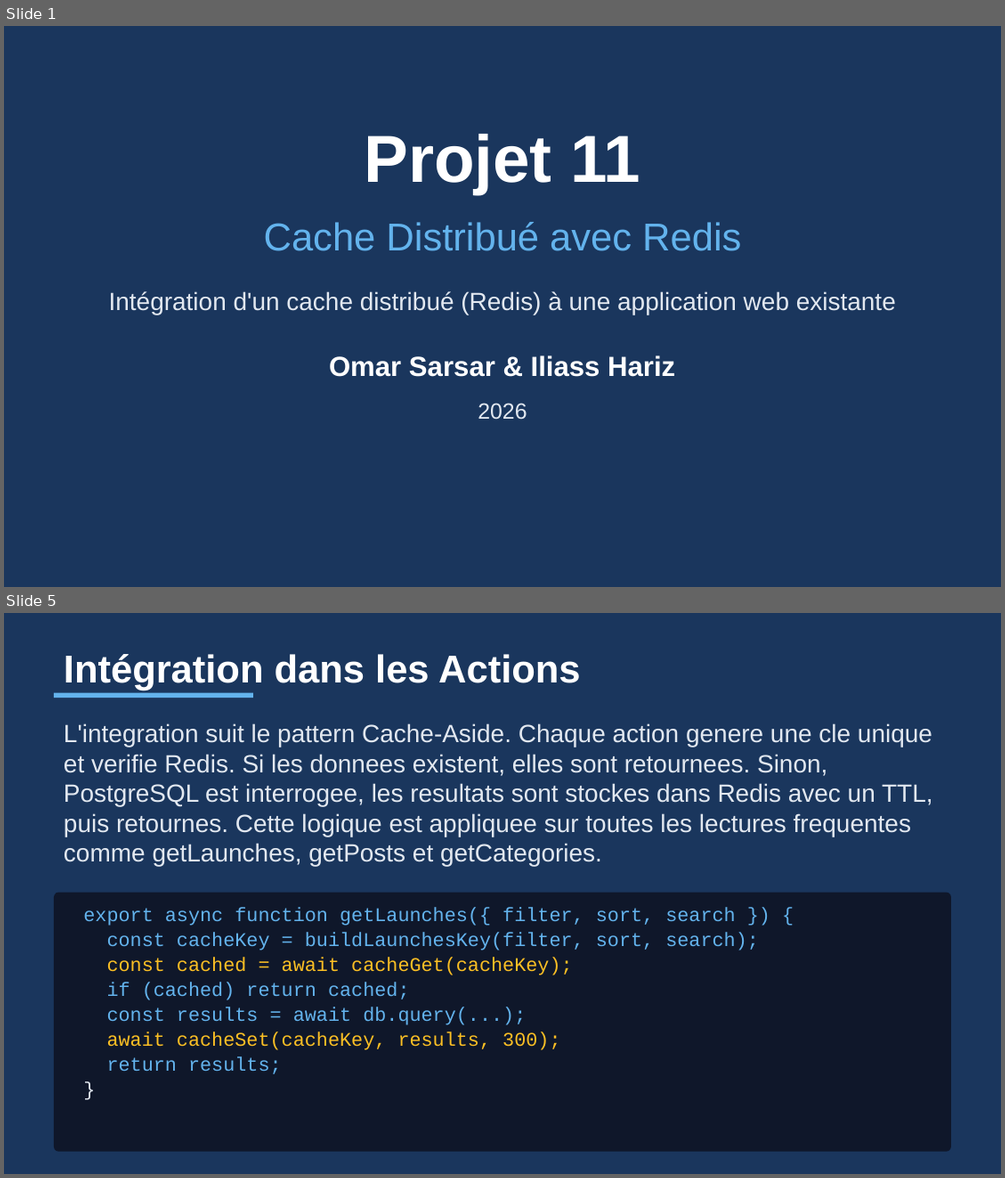
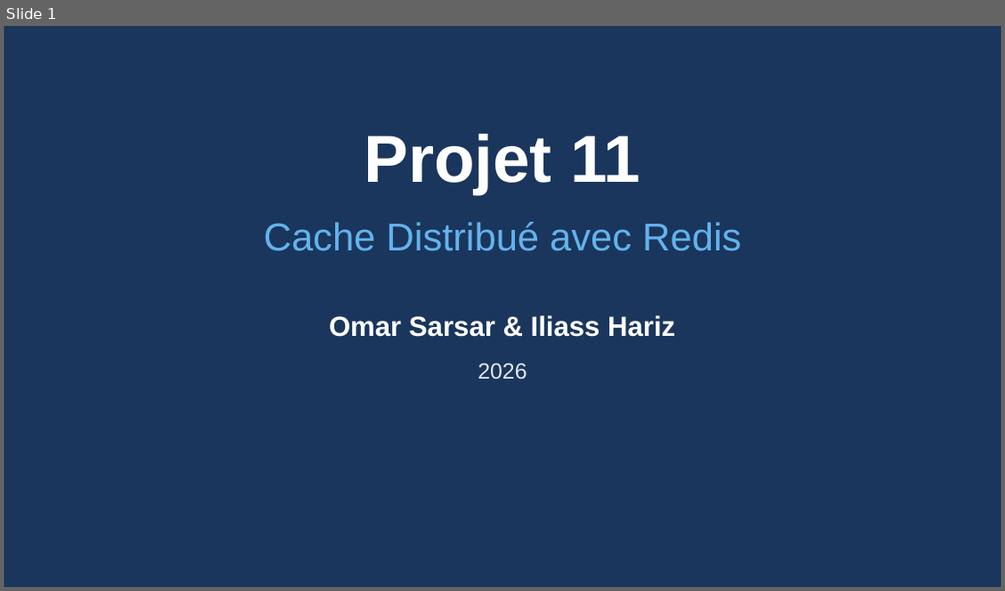
Before and after one commit to Zeinot/marketplace-saas, a slide deck: output/Presentation_Cache_Redis.pptx. Shown one above the other, each under a label of ours: slides 1 and 5 before the commit, slide 1 after it; the slides between them are not shown. The pictures are 1005x1178 and 1005x591 pixels, drawn with LibreOffice and Linux fonts; fonts in the diff are those of the drawing. Boxes give left, top, right and bottom in pixels: in the first picture for what was removed or moved away, otherwise in the second. Text is boxed around its words. In the diff, an @@ line names an element or a change of style, - is before the commit and + after.

```diff
--- a/output/Presentation_Cache_Redis.pptx
+++ b/output/Presentation_Cache_Redis.pptx
@@ slide 5 removed at (x1=4, y1=613, x2=1001, y2=1174), background #1A365D @@
@@ text removed at (x1=64, y1=654, x2=581, y2=691) @@
-Intégration dans les Actions
@@ rectangle removed at (x1=54, y1=693, x2=253, y2=698) @@
@@ text removed at (x1=64, y1=723, x2=932, y2=867) @@
-L'integration suit le pattern Cache-Aside. Chaque action genere une cle unique et verifie Redis. Si les donnees existent, elles sont retournees. Sinon, PostgreSQL est interrogee, les resultats sont stockes dans Redis avec un TTL, puis retournes. Cette logique est appliquee sur toutes les lectures frequentes comme getLaunches, getPosts et getCategories.
@@ rounded rectangle removed at (x1=54, y1=892, x2=951, y2=1151) @@
@@ text removed at (x1=83, y1=908, x2=735, y2=925) @@
-export async function getLaunches({ filter, sort, search }) {
@@ text removed at (x1=107, y1=933, x2=759, y2=950) @@
-const cacheKey = buildLaunchesKey(filter, sort, search);
@@ text removed at (x1=107, y1=957, x2=572, y2=975) @@
-const cached = await cacheGet(cacheKey);
@@ text removed at (x1=107, y1=982, x2=410, y2=1000) @@
-if (cached) return cached;
@@ text removed at (x1=107, y1=1007, x2=526, y2=1025) @@
-const results = await db.query(...);
@@ text removed at (x1=107, y1=1032, x2=560, y2=1050) @@
-await cacheSet(cacheKey, results, 300);
@@ text removed at (x1=107, y1=1057, x2=282, y2=1074) @@
-return results;
@@ text removed at (x1=73, y1=1077, x2=931, y2=1101) @@
-}
@@ slide 1 changed as well @@
@@ text removed at (x1=109, y1=291, x2=896, y2=314) @@
-Intégration d'un cache distribué (Redis) à une application web existante
@@ text "Omar Sarsar & Iliass Hariz" moved from (x1=329, y1=355, x2=675, y2=377) to (x1=329, y1=315, x2=675, y2=337) @@
@@ text "2026" moved from (x1=477, y1=402, x2=526, y2=419) to (x1=477, y1=362, x2=526, y2=379) @@
```
Also in this commit, not shown: 3 other slides changed, 6 slides added, 5 other slides removed, 11 other files.
